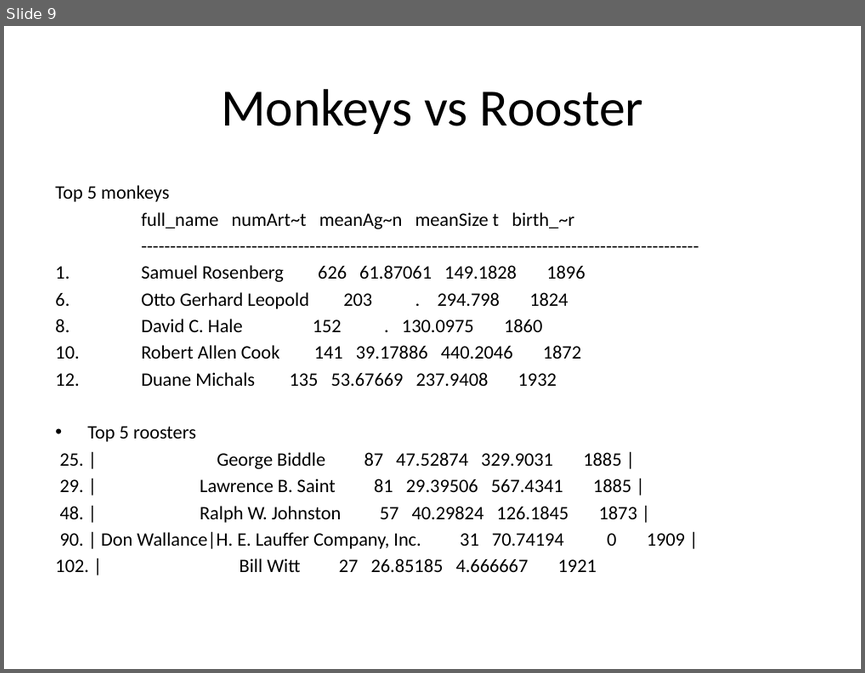
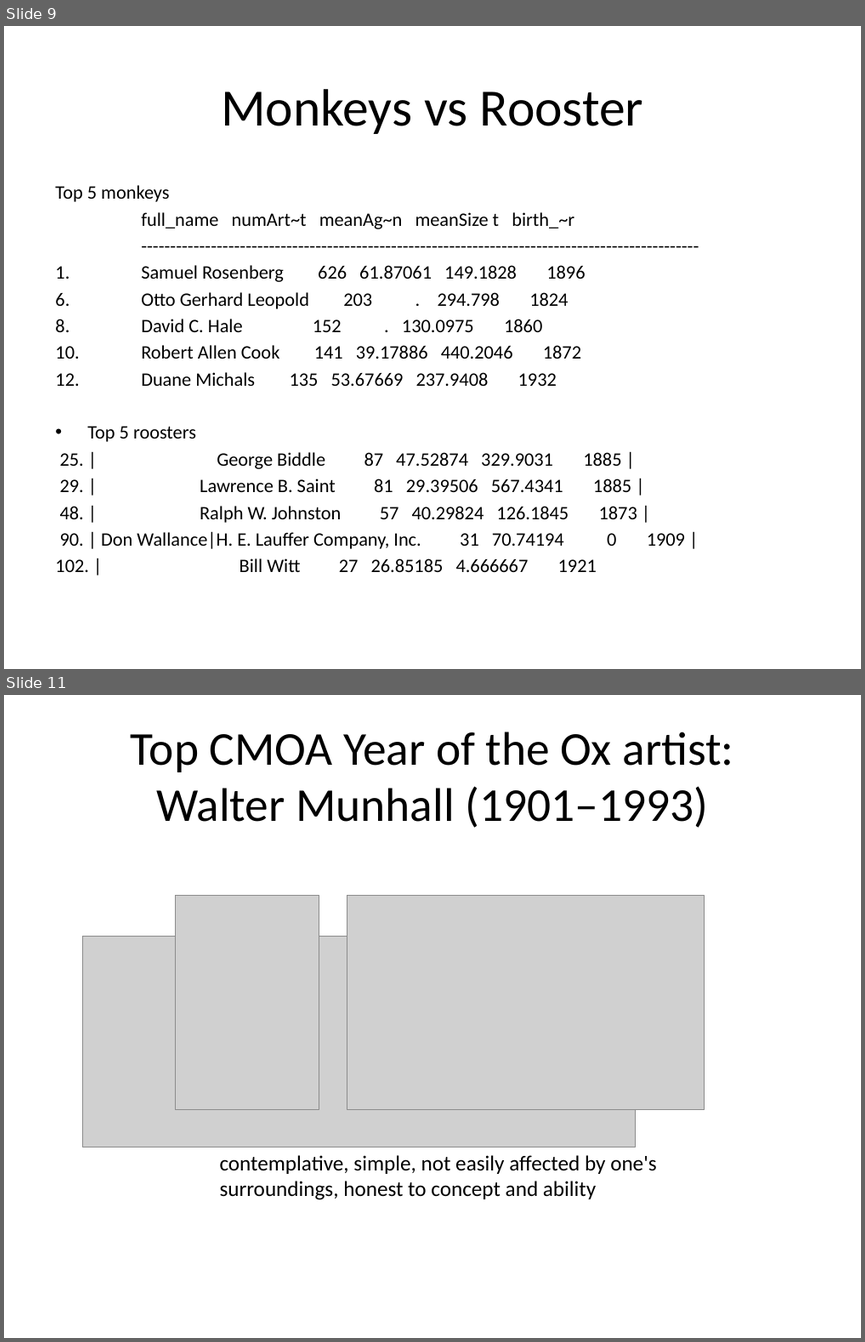
Before and after one commit to WUJJU/HackathonGSPIA, a slide deck: Plan for Sunday.pptx. Shown one above the other, each under a label of ours: slide 9 before the commit, slides 9 and 11 after it; the slides between them are not shown. The pictures are 865x673 and 865x1342 pixels, drawn with LibreOffice and Linux fonts; fonts in the diff are those of the drawing; grey boxes stand for pictures. Boxes give left, top, right and bottom in pixels: in the first picture for what was removed or moved away, otherwise in the second. Text is boxed around its words. In the diff, an @@ line names an element or a change of style, - is before the commit and + after.

```diff
--- a/Plan for Sunday.pptx
+++ b/Plan for Sunday.pptx
@@ slide 11 added at (4,695,861,1338), background #FFFFFF @@
@@ title added at (131,732,734,828), 39.6 pt, text #000000 @@
+Top CMOA Year of the Ox artist:
+Walter Munhall (1901–1993)
@@ picture added at (175,895,318,1109) @@
@@ picture added at (347,895,704,1109) @@
@@ picture added at (83,936,636,1146) @@
@@ text added at (220,1155,656,1200), 18 pt, text #000000 @@
+contemplative, simple, not easily affected by one's surroundings, honest to concept and ability
```
Also in this commit, not shown: 4 other slides added.
